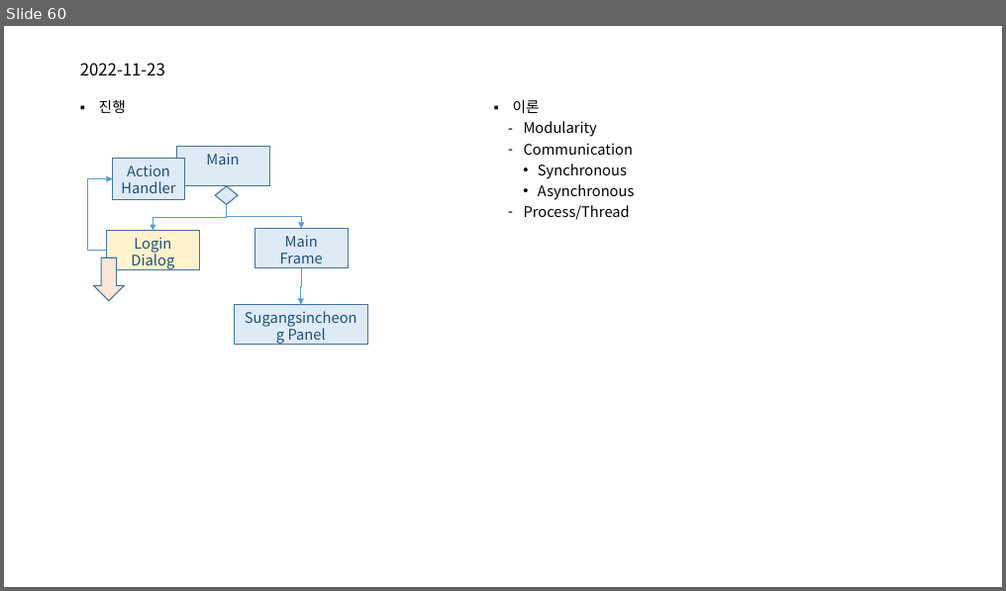
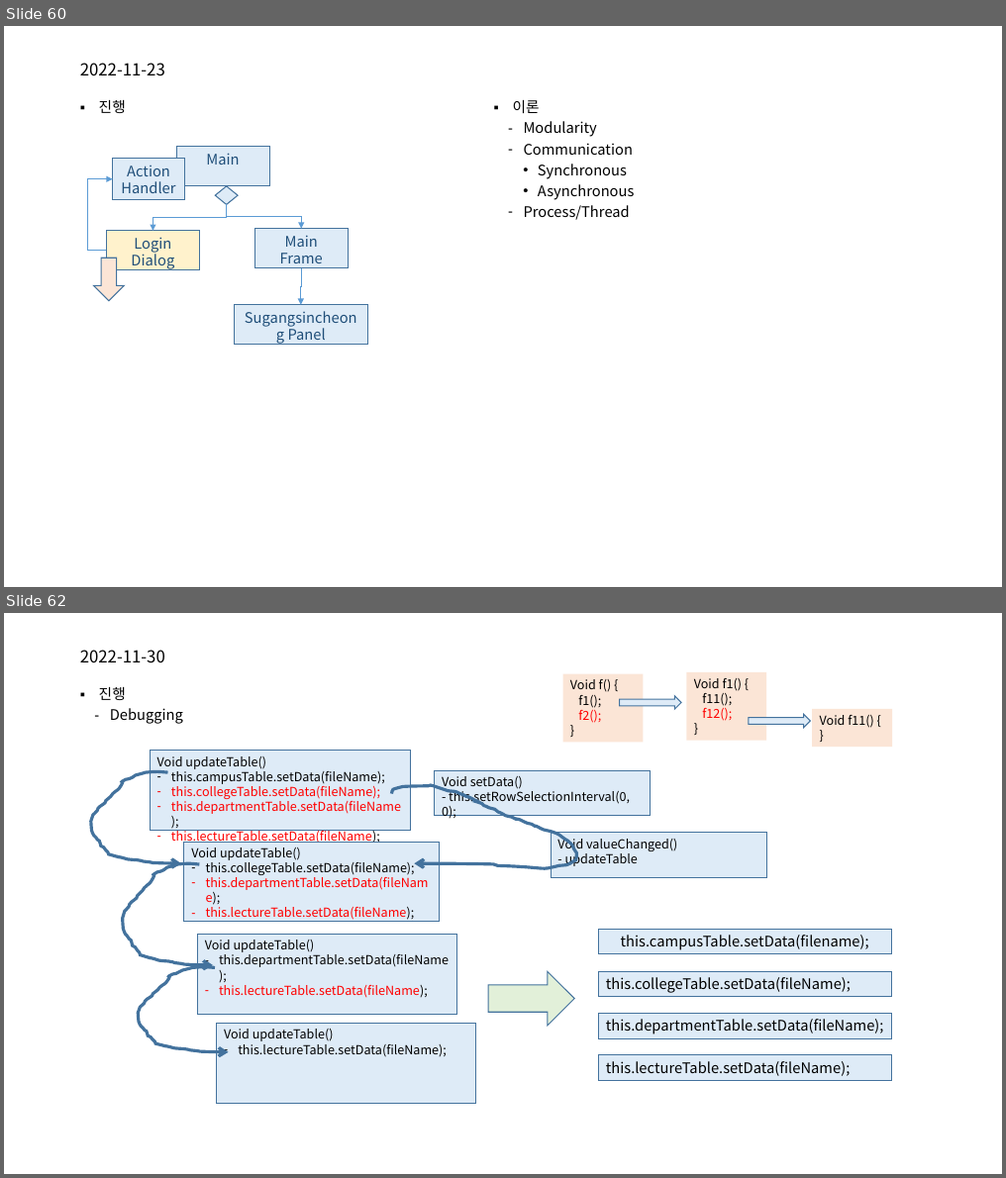
Before and after one commit to mjuclass/202202, a slide deck: SugangSincheong-A/객체지향프로그래밍-A.pptx. Shown one above the other, each under a label of ours: slide 60 before the commit, slides 60 and 62 after it; the slides between them are not shown. The pictures are 1006x591 and 1006x1178 pixels, drawn with LibreOffice and Linux fonts; fonts in the diff are those of the drawing. Boxes give left, top, right and bottom in pixels: in the first picture for what was removed or moved away, otherwise in the second. Text is boxed around its words. In the diff, an @@ line names an element or a change of style, - is before the commit and + after.

```diff
--- a/SugangSincheong-A/객체지향프로그래밍-A.pptx
+++ b/SugangSincheong-A/객체지향프로그래밍-A.pptx
@@ slide 62 added at <box>4,613,1002,1174</box>, background #FFFFFF @@
@@ title added at <box>80,650,165,663</box>, 16 pt, text #000000 @@
+2022-11-30
@@ text added at <box>99,687,183,724</box>, 14 pt, text #000000 @@
+▪ 진행
+  ‐ Debugging
@@ rectangle added at <box>563,674,644,743</box>, fill #FBE5D6, 12 pt, text #000000 @@
+Void f() {
+f1();
+f2();
+}
@@ right arrow added at <box>620,696,681,710</box>, fill #DEEBF7, outline #43739E 1 pt @@
@@ rectangle added at <box>687,672,767,741</box>, fill #FBE5D6, 12 pt, text #000000 @@
+Void f1() {
+f11();
+f12();
+}
@@ right arrow added at <box>748,714,811,728</box>, fill #DEEBF7, outline #43739E 1 pt @@
@@ rectangle added at <box>813,709,893,747</box>, fill #FBE5D6, 12 pt, text #000000 @@
+Void f11() {
+}
@@ rectangle added at <box>150,751,411,831</box>, fill #DEEBF7, outline #43739E 1 pt, 12 pt, text #FF0000 @@
+Void updateTable()
+– this.campusTable.setData(fileName);
+– this.collegeTable.setData(fileName);
+– this.departmentTable.setData(fileName);
+– this.lectureTable.setData(fileName);
@@ freeform shape added at <box>91,771,181,863</box>, outline #43739E 3 pt @@
@@ freeform shape added at <box>392,785,576,868</box>, outline #43739E 3 pt @@
@@ rectangle added at <box>435,771,650,816</box>, fill #DEEBF7, outline #43739E 1 pt, 12 pt, text #000000 @@
+Void setData()
+- this.setRowSelectionInterval(0, 0);
@@ rectangle added at <box>184,842,440,922</box>, fill #DEEBF7, outline #43739E 1 pt, 12 pt, text #FF0000 @@
+Void updateTable()
+– this.collegeTable.setData(fileName);
+– this.departmentTable.setData(fileName);
+– this.lectureTable.setData(fileName);
@@ rectangle added at <box>550,833,767,878</box>, fill #DEEBF7, outline #43739E 1 pt, 12 pt, text #000000 @@
+Void valueChanged()
+- updateTable
@@ freeform shape added at <box>122,863,213,965</box>, outline #43739E 3 pt @@
@@ rectangle added at <box>198,934,456,1014</box>, fill #DEEBF7, outline #43739E 1 pt, 12 pt, text #000000 @@
+Void updateTable()
+– this.departmentTable.setData(fileName);
+– this.lectureTable.setData(fileName);
@@ rectangle added at <box>598,929,891,955</box>, fill #DEEBF7, outline #43739E 1 pt, 14 pt, text #000000 @@
+this.campusTable.setData(filename);
@@ freeform shape added at <box>138,967,229,1053</box>, outline #43739E 3 pt @@
@@ right arrow added at <box>488,971,574,1026</box>, fill #E2F0D9, outline #43739E 1 pt @@
@@ rectangle added at <box>598,971,891,997</box>, fill #DEEBF7, outline #43739E 1 pt, 14 pt, text #000000 @@
+this.collegeTable.setData(fileName);
@@ rectangle added at <box>217,1023,475,1103</box>, fill #DEEBF7, outline #43739E 1 pt, 12 pt, text #000000 @@
+Void updateTable()
+– this.lectureTable.setData(fileName);
@@ rectangle added at <box>598,1014,891,1039</box>, fill #DEEBF7, outline #43739E 1 pt, 14 pt, text #000000 @@
+this.departmentTable.setData(fileName);
@@ rectangle added at <box>598,1056,891,1081</box>, fill #DEEBF7, outline #43739E 1 pt, 14 pt, text #000000 @@
+this.lectureTable.setData(fileName);
```
Also in this commit, not shown: 15 other files.
